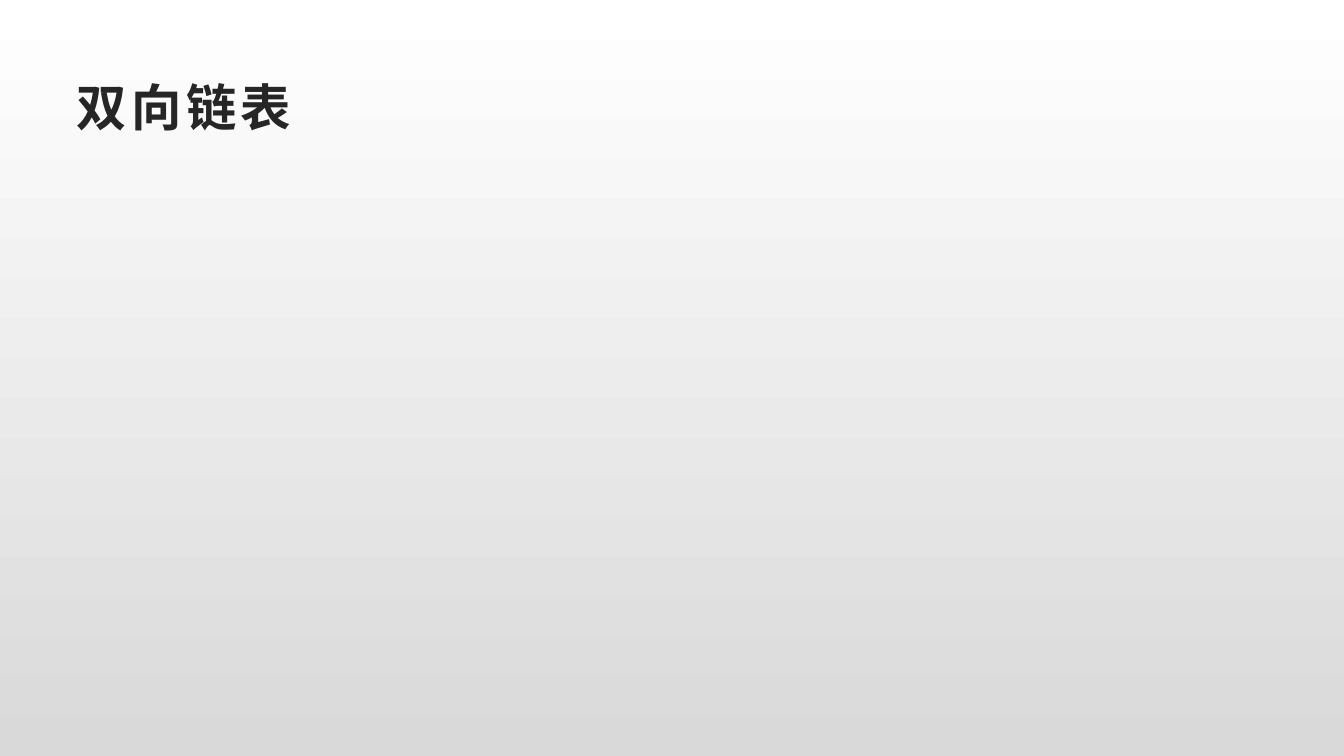
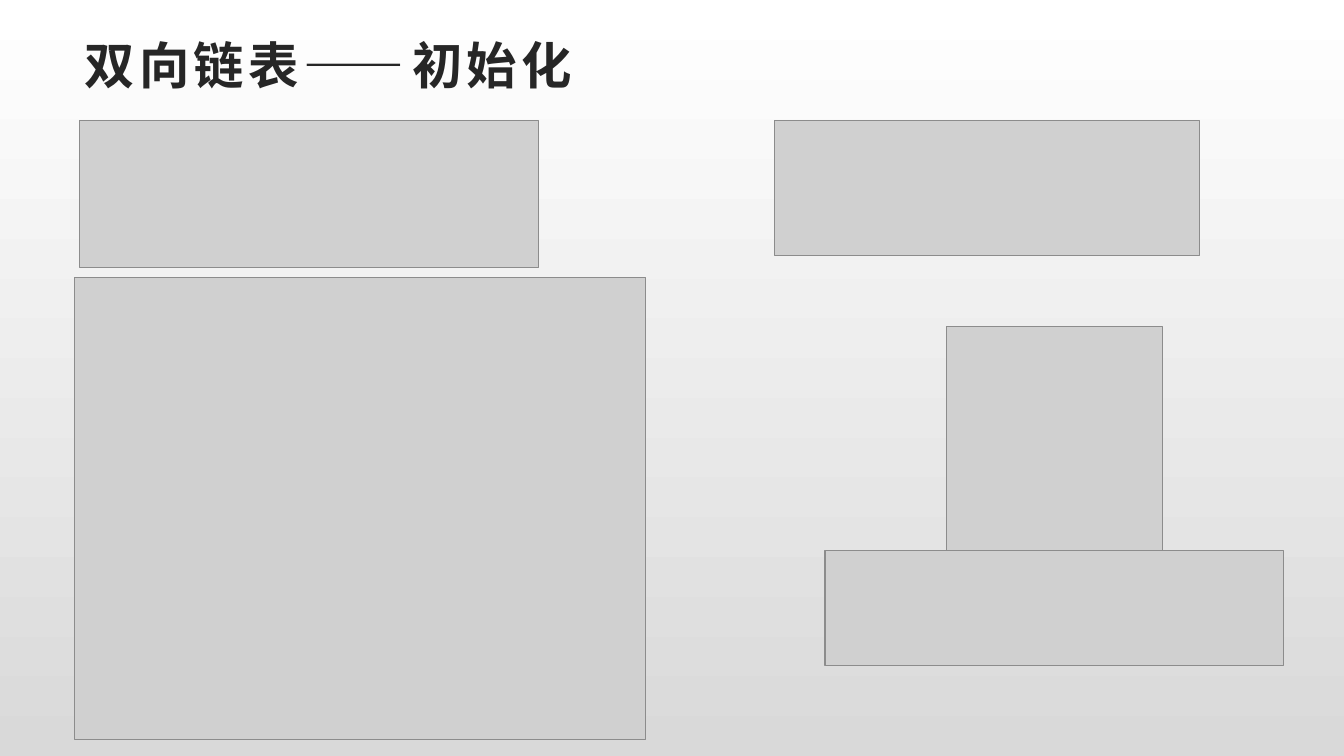
Before and after one commit to yuandaimaahao/AndroidFrameworkTutorial, a slide deck: slide 3 of 3.学穿Binder篇/ppt与思维导图/学习 Binder 的预备知识3.pptx (slide 2 before the commit). Drawn at 1344x756 pixels with LibreOffice and Linux fonts; fonts in the diff are those of the drawing; grey boxes stand for pictures. Boxes give left, top, right and bottom in pixels: in the first picture for what was removed or moved away, otherwise in the second. Text is boxed around its words. In the diff, an @@ line names an element or a change of style, - is before the commit and + after.

```diff
--- a/3.学穿Binder篇/ppt与思维导图/学习 Binder 的预备知识3.pptx
+++ b/3.学穿Binder篇/ppt与思维导图/学习 Binder 的预备知识3.pptx
@@ title at (x1=85, y1=41, x2=571, y2=89): text changed @@
-双向链表
+双向链表——初始化
@@ picture added at (x1=80, y1=121, x2=538, y2=268) @@
@@ picture added at (x1=774, y1=121, x2=1200, y2=256) @@
@@ picture added at (x1=75, y1=277, x2=646, y2=740) @@
@@ picture added at (x1=947, y1=327, x2=1163, y2=551) @@
@@ picture added at (x1=825, y1=552, x2=1284, y2=666) @@
```
Also in this commit, not shown: 3 other slides changed, 18 slides added, 1 slide removed, 45 other files.
